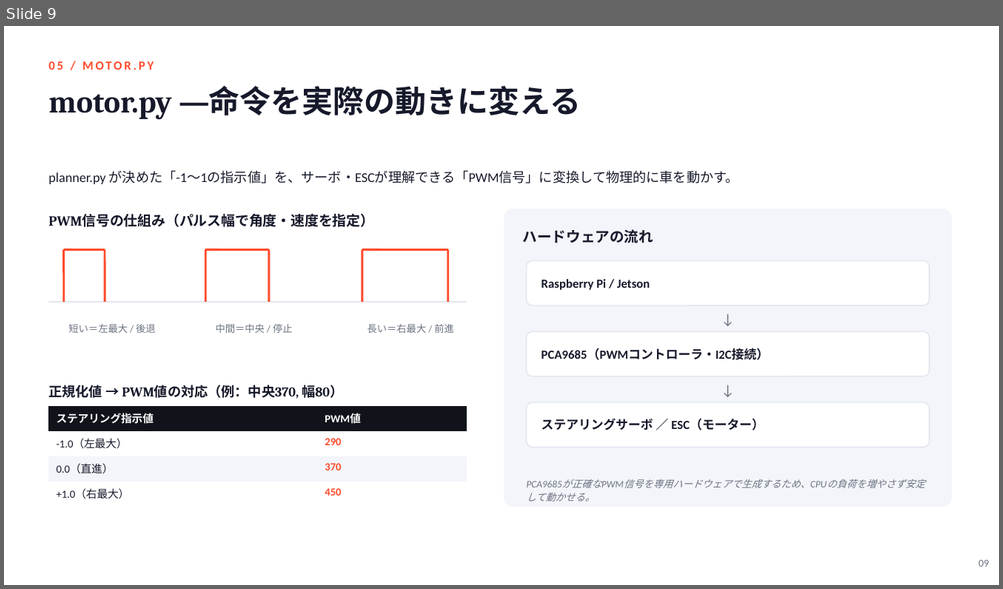
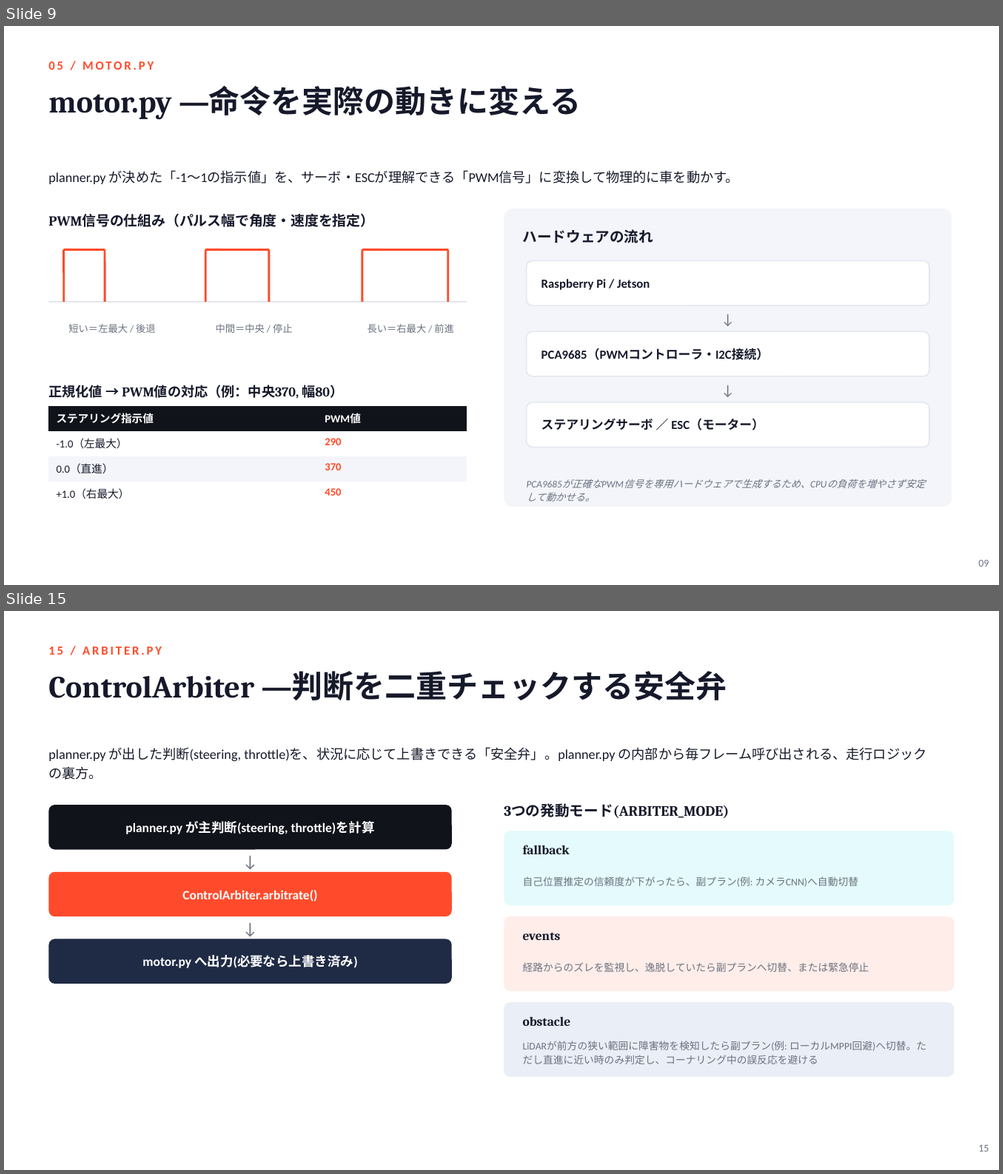
Before and after one commit to iwamer15/togikaidrive-tools, a slide deck: togikaidrive-overview/togikaidrive_overview.pptx. Shown one above the other, each under a label of ours: slide 9 before the commit, slides 9 and 15 after it; the slides between them are not shown. The pictures are 1003x589 and 1003x1174 pixels, drawn with LibreOffice and Linux fonts; fonts in the diff are those of the drawing. Boxes give left, top, right and bottom in pixels: in the first picture for what was removed or moved away, otherwise in the second. Text is boxed around its words. In the diff, an @@ line names an element or a change of style, - is before the commit and + after.

```diff
--- a/togikaidrive-overview/togikaidrive_overview.pptx
+++ b/togikaidrive-overview/togikaidrive_overview.pptx
@@ slide 15 added at [4, 611, 999, 1170], background #FFFFFF @@
@@ text added at [48, 647, 162, 655], 12 pt, text #FF4B2B, bold @@
+15 / ARBITER.PY
@@ text added at [48, 671, 726, 701], 30 pt, text #16192A, bold @@
+ControlArbiter ― 判断を二重チェックする安全弁
@@ text added at [48, 747, 927, 780], 13 pt, text #16192A @@
+planner.py が出した判断(steering, throttle)を、状況に応じて上書きできる「安全弁」。planner.py の内部から毎フレーム呼び出される、走行ロジックの裏方。
@@ rounded rectangle added at [48, 805, 452, 850], fill #10131A @@
@@ text added at [504, 803, 728, 818], 14 pt, text #16192A, bold @@
+3つの発動モード(ARBITER_MODE)
@@ text added at [125, 821, 375, 834], 12.5 pt, text #FFFFFF, bold @@
+planner.py が主判断(steering, throttle)を計算
@@ rounded rectangle added at [504, 831, 954, 906], fill #E4FAFC @@
@@ text added at [48, 850, 452, 872], 16 pt, text #6B7280 @@
+↓
@@ text added at [523, 845, 569, 854], 12.5 pt, text #16192A, bold @@
+fallback
@@ rounded rectangle added at [48, 872, 452, 917], fill #FF4B2B @@
@@ text added at [523, 877, 858, 887], 9.8 pt, text #6B7280 @@
+自己位置推定の信頼度が下がったら、副プラン(例: カメラCNN)へ自動切替
@@ text added at [182, 890, 317, 902], 12.5 pt, text #FFFFFF, bold @@
+ControlArbiter.arbitrate()
@@ text added at [48, 917, 452, 940], 16 pt, text #6B7280 @@
+↓
@@ rounded rectangle added at [504, 917, 954, 991], fill #FFEDE9 @@
@@ rounded rectangle added at [48, 940, 452, 984], fill #1F2A44 @@
@@ text added at [523, 932, 560, 940], 12.5 pt, text #16192A, bold @@
+events
@@ text added at [142, 955, 358, 968], 12.5 pt, text #FFFFFF, bold @@
+motor.py へ出力(必要なら上書き済み)
@@ text added at [523, 963, 869, 972], 9.8 pt, text #6B7280 @@
+経路からのズレを監視し、逸脱していたら副プランへ切替、または緊急停止
@@ rounded rectangle added at [504, 1002, 954, 1077], fill #EAEEF6 @@
@@ text added at [523, 1017, 571, 1026], 12.5 pt, text #16192A, bold @@
+obstacle
@@ text added at [523, 1041, 926, 1065], 9.8 pt, text #6B7280 @@
+LiDARが前方の狭い範囲に障害物を検知したら副プラン(例: ローカルMPPI回避)へ切替。ただし直進に近い時のみ判定し、コーナリング中の誤反応を避ける
@@ text added at [978, 1145, 988, 1152], 10 pt, text #6B7280 @@
+15
```
Also in this commit, not shown: 3 slides changed, 5 other slides added, 2 other files.
